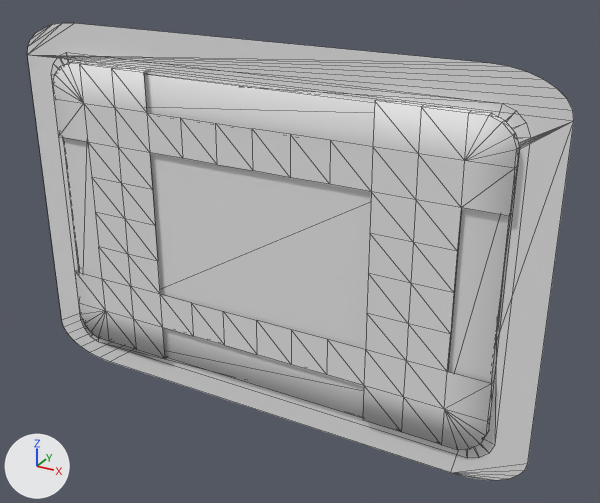
What one commit did to the FBX model 3D Assets/Fx/pref_fx_Mrmime_spell01_bullet_e_lv3/pref_fx_Mrmime_spell01_bullet_e_lv3.fbx.
Rendered twice from a 50 mm camera at (0.0302, -0.0499, 0.0407) aimed at (0.0028, 0.0001, 0.0157). Lighting does not change. The marker at lower left points along +X, +Y and +Z. Mesh edges are drawn as thin lines. Where no turn or scale is listed for an object, it has been applied to the vertices.

Names of what the first picture shows: '01_Main', '03_Edge_Glow', '05_Transition_C'.
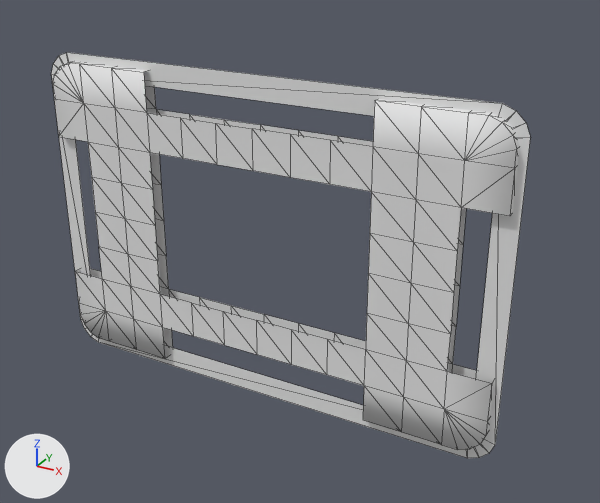
Where the change shows, as pixel boxes [x1, y1, x2, y2] in the pictures (600 x 503 px):
'01_Main', no longer drawn: before [63, 73, 510, 418]
'03_Edge_Glow', no longer drawn: before [28, 23, 574, 480]
'04_Transition_A', no longer drawn: before [145, 71, 227, 83]
'06_Transition_D', unchanged, uncovered by the edit: before [81, 320, 169, 364]; after [51, 52, 530, 458]

Patch to the scene script:
```diff
--- a/3D Assets/Fx/pref_fx_Mrmime_spell01_bullet_e_lv3/pref_fx_Mrmime_spell01_bullet_e_lv3.fbx.py
+++ b/3D Assets/Fx/pref_fx_Mrmime_spell01_bullet_e_lv3/pref_fx_Mrmime_spell01_bullet_e_lv3.fbx.py
@@ ob_04_transition_a @@
-ob_04_transition_a = bpy.data.objects.new('04_Transition_A', me_04_transition_a)
+ob_04_transition_a = bpy.data.objects.new('04_Transition_A', None)
 ob_04_transition_a.parent = ob_mesh_anims
@@ ob_01_main @@
-ob_01_main = bpy.data.objects.new('01_Main', me_01_main)
+ob_01_main = bpy.data.objects.new('01_Main', None)
 ob_01_main.parent = ob_mesh_anims
@@ ob_03_edge_glow @@
-ob_03_edge_glow = bpy.data.objects.new('03_Edge_Glow', me_03_edge_glow)
+ob_03_edge_glow = bpy.data.objects.new('03_Edge_Glow', None)
 ob_03_edge_glow.parent = ob_mesh_anims
```
